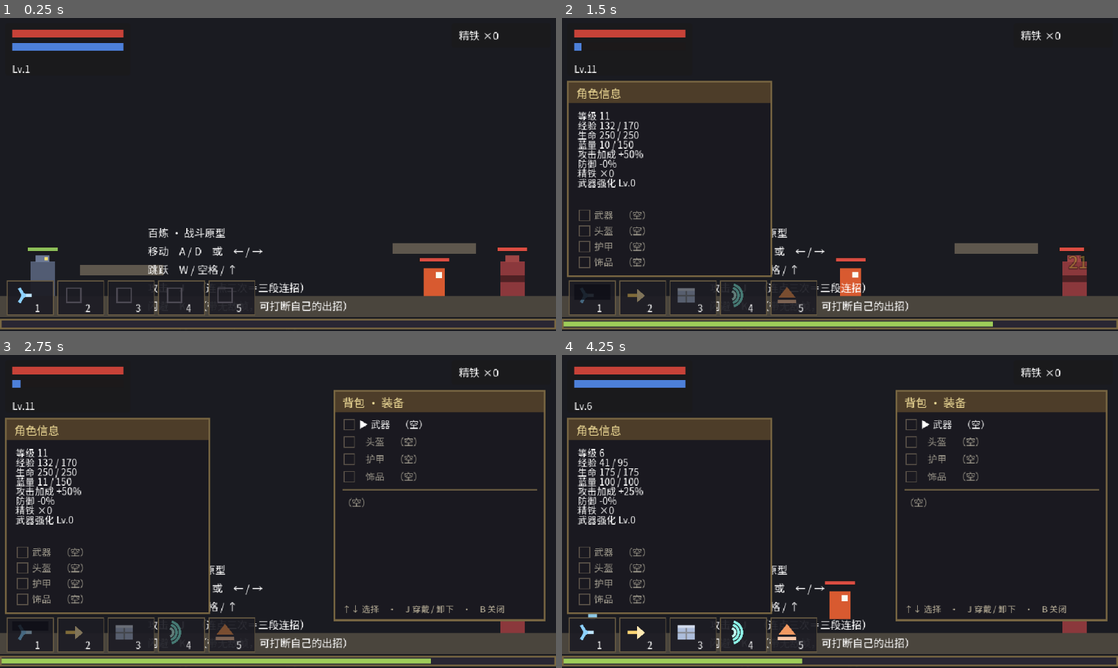
Above: before the commit, frames 1-4 (two rows, left to right).
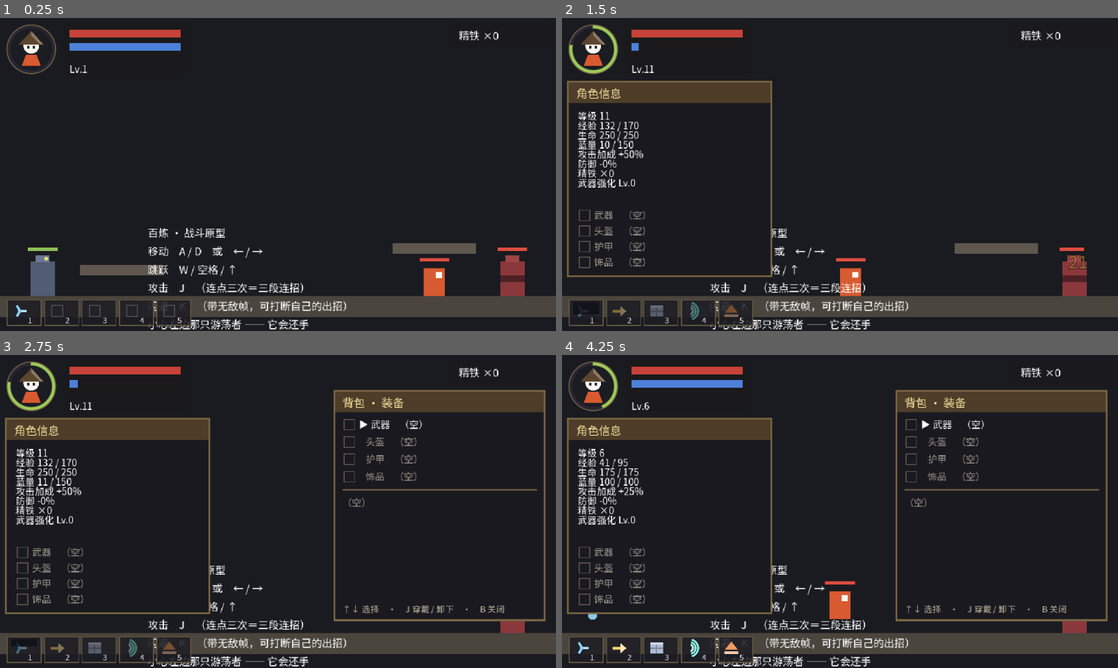
Above: after the commit, the same moments.

Repository: aachean/bailian
Game: Godot game, scene res://tests/test_m4.tscn
Same seed, same stepped clock (60 frames per second), same inputs: the game is played once before the commit and once after it. This scene is started directly instead of the project's main scene.
Inputs (mouse positions are in pixels of both pictures, inside the frame that each line leads up to):
- Up to frame 1 (0.25 s): no input
- Up to frame 2 (1.5 s): tap Enter (ui_accept) at 0.5 s; move the mouse to (962, 158) at 0.52 s; hold C (panel) 0.53-1.28 s; hold D (move_right) from 0.53 s (still down); click (962, 158) at 0.67 s; tap Space (jump) at 0.77 s; move the mouse to (728, 190) at 1.27 s; tap J (attack) at 1.35 s; click (728, 190) at 1.42 s
- Up to frame 3 (2.75 s): tap Space (jump) at 1.52 s; tap C (panel) at 1.55, 2.3 s; move the mouse to (333, 442) at 2.02 s; release D (move_right) at 2.03 s; hold A (move_left) from 2.03 s (still down); hold B (bag) from 2.03 s (still down); click (333, 442) at 2.17 s
- Up to frame 4 (4.25 s): tap Enter (ui_accept) at 2.75, 3.5 s; move the mouse to (812, 574) at 2.77 s; release A (move_left) at 2.78 s; release B (bag) at 2.78 s; hold D (move_right) from 2.78 s (still down); tap K (dodge) at 2.85 s; click (812, 574) at 2.92 s; tap Space (jump) at 3.02, 3.77 s; tap C (panel) at 3.05 s; move the mouse to (1006, 558) at 3.52 s; hold C (panel) from 3.53 s (still down); click (1006, 558) at 3.67 s; tap L (skill) at 4.15 s

The runs differ from the first frame. In frame 1, 5.5% of the frame differs, in the area x 0-100%, y 2-100%; in frame 2, 6.4%; in frame 3, 6.5%; in frame 4, 6.3%.

Commit message:
feat(hud): 圆形角色头像 + 环形经验条替代底部全屏条，技能栏缩小
回应「把角色圆形头像放上去，再加上环形经验条代替底部经验条，
底部的技能图标做的小一点，不要影响到视野」：

- 新增 scripts/ui/portrait_ring.gd —— 程序化自绘圆形头像（斗笠 + 头 + 肩，
  配色取自 player.tscn 的 Visuals，左上角那个人必须和屏幕里的角色一样）
  + 外圈环形经验弧（正上方起顺时针，沿用旧经验条的黄绿色）。
  Control 没有圆形裁剪，每个形状都要自己算到圆心的距离
- hud.tscn 删掉屏幕最底边的全屏经验条，一整条底部视野还给场景；
  头像 60×60 占左上角，Status 面板右移让位
- 技能栏单格 54×40 → 40×30，横向 286px → 212px（屏宽 45% → 33%），贴屏幕底边；
  图标 / 键位角标 / 冷却遮罩等比缩小，格子底色更透一点
- tests/shot_hud.tscn：低进度 / 高进度 / 战斗全景三张截图
- test_m4 加 #16（头像控件存在、环读数严格等于 exp/needed、旧底部条已移除），
  #11 改读 Portrait.exp_ratio()；test_m7 #14 加尺寸上限断言
  （单格 ≤40×30、整条 ≤240px、底边不出屏）
- 全量 33+6+12+16+15+8+15 = 105 + 场景检查 18

Diff:
--- a/scenes/ui/hud.tscn
+++ b/scenes/ui/hud.tscn
@@ -1,15 +1,24 @@
-[gd_scene load_steps=2 format=3]
+[gd_scene load_steps=3 format=3]
 
 [ext_resource type="Script" path="res://scripts/ui/hud.gd" id="1_hud"]
+[ext_resource type="Script" path="res://scripts/ui/portrait_ring.gd" id="2_portrait"]
 
 [node name="HUD" type="CanvasLayer"]
 process_mode = 3
 script = ExtResource("1_hud")
 
-[node name="Status" type="Panel" parent="."]
+[node name="Portrait" type="Control" parent="."]
 offset_left = 6.0
 offset_top = 6.0
-offset_right = 150.0
+offset_right = 66.0
+offset_bottom = 66.0
+mouse_filter = 2
+script = ExtResource("2_portrait")
+
+[node name="Status" type="Panel" parent="."]
+offset_left = 72.0
+offset_top = 6.0
+offset_right = 216.0
 offset_bottom = 66.0
 mouse_filter = 2
 
@@ -74,40 +83,13 @@
 theme_override_font_sizes/font_size = 12
 text = "精铁 ×0"
 
-[node name="ExpBar" type="Node2D" parent="."]
-position = Vector2(0, 352)
-
-[node name="Border" type="ColorRect" parent="ExpBar"]
-offset_left = 0.0
-offset_top = -6.0
-offset_right = 640.0
-offset_bottom = 6.0
-mouse_filter = 2
-color = Color(0.47, 0.4, 0.26, 1)
-
-[node name="BG" type="ColorRect" parent="ExpBar"]
-offset_left = 2.0
-offset_top = -4.0
-offset_right = 638.0
-offset_bottom = 4.0
-mouse_filter = 2
-color = Color(0.16, 0.15, 0.2, 1)
-
-[node name="Fill" type="ColorRect" parent="ExpBar"]
-offset_left = 2.0
-offset_top = -3.0
-offset_right = 638.0
-offset_bottom = 3.0
-mouse_filter = 2
-color = Color(0.62, 0.8, 0.35, 1)
-
 [node name="SkillBar" type="HBoxContainer" parent="."]
 offset_left = 8.0
-offset_top = 302.0
-offset_right = 304.0
-offset_bottom = 342.0
-mouse_filter = 2
-theme_override_constants/separation = 4
+offset_top = 324.0
+offset_right = 220.0
+offset_bottom = 354.0
+mouse_filter = 2
+theme_override_constants/separation = 3
 
 [node name="CharPanel" type="Panel" parent="."]
 visible = false
--- a/scripts/ui/hud.gd
+++ b/scripts/ui/hud.gd
@@ -39,7 +39,9 @@
 @onready var _player: Node = get_parent()
 @onready var _hp_fill: ColorRect = $Status/HPBar/Fill
 @onready var _mp_fill: ColorRect = $Status/MPBar/Fill
-@onready var _exp_fill: ColorRect = $ExpBar/Fill
+## 经验条从「屏幕最底边的全屏细条」改成「角色头像外圈的环」——
+## 底部那条永远在视野边缘，战斗中没人会去读它
+@onready var _portrait: PortraitRing = $Portrait
 @onready var _lv_label: Label = $Status/Level
 @onready var _bag_label: Label = $Bag/Count
 @onready var _panel: Panel = $CharPanel
@@ -154,24 +156,30 @@
 
 ## 技能栏：5 个格子，同样由代码建。每格 = 图标 + 冷却遮罩 + 键位角标。
 ## 格子的名字（Cell1..Cell5）被断言用着，改名字要连着改 tests/test_m4
+##
+## ── 尺寸为什么这么小 ──────────────────────────────────────
+## 一版是 54×40，五个格子连起来横跨 286px（640 宽屏幕的 45%），
+## 压在左下角把地面和怪都盖住了。收到 40×30 之后横向只占 212px（33%），
+## 高度也矮了一截 —— 底部本来就该是场景，不是面板。
 func _build_skill_bar() -> void:
 	for i in PlayerState.SKILL_SLOT_COUNT:
 		var cell := Panel.new()
 		cell.name = "Cell%d" % (i + 1)
-		cell.custom_minimum_size = Vector2(54.0, 40.0)
+		cell.custom_minimum_size = Vector2(40.0, 30.0)
 		cell.mouse_filter = Control.MOUSE_FILTER_IGNORE
 		# 代码建的 Panel 默认是主题那套浅灰底，和 HUD 其他面板格格不入 ——
-		# 手上一块深底 + 暗金边，风格才连得上
+		# 手上一块深底 + 暗金边，风格才连得上。底色比面板更透一点：
+		# 它压在场景上，太实会挡住地面的地形
 		var sb := StyleBoxFlat.new()
-		sb.bg_color = Color(0.11, 0.11, 0.14, 0.92)
+		sb.bg_color = Color(0.11, 0.11, 0.14, 0.86)
 		sb.border_color = Color(0.4, 0.35, 0.26, 1.0)
 		sb.set_border_width_all(1)
 		cell.add_theme_stylebox_override("panel", sb)
 
 		var icon := SkillIcon.new()
 		icon.name = "Icon"
-		icon.position = Vector2(6.0, 4.0)
-		icon.size = Vector2(42.0, 26.0)
+		icon.position = Vector2(5.0, 3.0)
+		icon.size = Vector2(30.0, 20.0)
 		icon.mouse_filter = Control.MOUSE_FILTER_IGNORE
 		cell.add_child(icon)
 
@@ -180,18 +188,18 @@
 		var cd := ColorRect.new()
 		cd.name = "Cooldown"
 		cd.color = Color(0.05, 0.05, 0.08, 0.75)
-		cd.position = Vector2(6.0, 4.0)
-		cd.size = Vector2(42.0, 26.0)
+		cd.position = Vector2(5.0, 3.0)
+		cd.size = Vector2(30.0, 20.0)
 		cd.visible = false
 		cd.mouse_filter = Control.MOUSE_FILTER_IGNORE
 		cell.add_child(cd)
 
 		var key := Label.new()
 		key.name = "Key"
-		key.position = Vector2(32.0, 23.0)
-		key.size = Vector2(20.0, 16.0)
+		key.position = Vector2(24.0, 16.0)
+		key.size = Vector2(14.0, 12.0)
 		key.text = "%d" % (i + 1)
-		key.add_theme_font_size_override("font_size", 11)
+		key.add_theme_font_size_override("font_size", 9)
 		key.add_theme_color_override("font_color", Color(1, 1, 1, 0.9))
 		key.mouse_filter = Control.MOUSE_FILTER_IGNORE
 		cell.add_child(key)
@@ -504,7 +512,7 @@
 	if h != null:
 		_hp_fill.scale.x = clampf(h.ratio(), 0.0, 1.0)
 	_mp_fill.scale.x = 0.0 if max_mp <= 0 else clampf(float(mp) / float(max_mp), 0.0, 1.0)
-	_exp_fill.scale.x = clampf(float(exp_pts) / float(needed), 0.0, 1.0)
+	_portrait.set_exp(float(exp_pts) / float(needed))
 	_lv_label.text = "Lv.%d" % level
 	_bag_label.text = "%s ×%d" % [tr("HUD_SHARD"), int(_player.get("shards"))]
 
--- /dev/null
+++ b/scripts/ui/portrait_ring.gd
@@ -0,0 +1,109 @@
+class_name PortraitRing
+extends Control
+## 圆形角色头像 + 环形经验条 —— 取代原来贴着屏幕最底边的全屏经验条。
+##
+## ── 为什么把经验条做成环 ──────────────────────────────────────
+## 全屏细条钉在屏幕最底边，正好落在视野边缘：玩家得把视线挪到角落才读得到进度，
+## 而战斗里没人会那么做。改成围着角色头像的环之后，头像本来就在左上角这块
+## 眼球常驻区，顺带把经验读了。省下来的一整条底部空间还给场景。
+##
+## ── 左上角那个人必须和屏幕中央那个人长得一样 ─────────────────
+## 头像的配色直接取自 player.tscn 的 Visuals（红橙身体 + 白脸 + 斗笠），
+## 不是随便找张图。头像和角色不像，玩家会当成两个东西。
+##
+## ── 不用贴图的理由 ────────────────────────────────────────────
+## 与 ItemIcon / SkillIcon 同一套思路：项目现在整体是色块，一张 60×60 的图
+## 不值得开贴图管线；环形经验还得随进度实时改角度，矢量画最省事。
+
+const DESIGN := 60.0
+
+## 经验弧：黄绿，与旧底部经验条**同色** —— 换了位置不该换含义
+const EXP_COLOR := Color(0.62, 0.8, 0.35)
+const EXP_BG := Color(0.16, 0.15, 0.2)
+## 环外描边：暗金，与 HUD 其他面板边框同色
+const RIM_COLOR := Color(0.47, 0.4, 0.26)
+## 内圆底：与技能格底色同色
+const DISC_COLOR := Color(0.11, 0.11, 0.14, 0.94)
+## 角色配色，取自 player.tscn
+const BODY_COLOR := Color(0.847, 0.353, 0.188)
+const FACE_COLOR := Color(0.98, 0.98, 0.95)
+const HAT_COLOR := Color(0.36, 0.27, 0.18)
+const EYE_COLOR := Color(0.12, 0.12, 0.15)
+
+## 经验进度 0..1
+var _ratio := 0.0
+
+
+## 设置经验进度。值没变就不重画 —— 每帧轮询调用，不做这个判断会白白重绘
+func set_exp(v: float) -> void:
+	var r := clampf(v, 0.0, 1.0)
+	if absf(r - _ratio) < 0.0015:
+		return
+	_ratio = r
+	queue_redraw()
+
+
+func exp_ratio() -> float:
+	return _ratio
+
+
+func _draw() -> void:
+	var k := minf(size.x, size.y) / DESIGN
+	if k <= 0.0:
+		return
+	var c := Vector2(30.0, 30.0) * k
+	var ring_r := 26.0 * k
+	var ring_w := maxf(2.0, 4.0 * k)
+
+	# 底环 → 进度弧（从正上方顺时针长出去，和钟表一个方向）
+	draw_arc(c, ring_r, 0.0, TAU, 48, EXP_BG, ring_w, true)
+	if _ratio > 0.0:
+		var a0 := -PI * 0.5
+		draw_arc(c, ring_r, a0, a0 + TAU * _ratio, 48, EXP_COLOR, ring_w, true)
+	# 外描边压在最外圈
+	draw_arc(c, ring_r + ring_w * 0.5, 0.0, TAU, 48, RIM_COLOR, maxf(1.0, 1.0 * k), true)
+	# 内圆底再画头像，头像压着圆底
+	draw_circle(c, 23.0 * k, DISC_COLOR)
+	_draw_person(k)
+
+
+## 头像：斗笠 + 头 + 肩。
+## 每个形状都算过到中心的距离，全部落在内圆半径 23 以内 ——
+## Control 没有圆形裁剪，超出去的像素会画成方的，外圈会出现方角。
+## 改这里的坐标必须重新算一遍这个距离。
+##
+## ── 两个画错过的版本，别再走回去 ─────────────────────────────
+## 1. 脸画成**方形**：方脸 + 三角斗笠 + 梯形肩，三个直边图形摞起来
+##    读出来的是「一栋带屋顶的房子」，不是一个人。
+## 2. 脸画成 9×15 的**窄长方**：比例失真，看着像插在肩膀上的一根白瓶子，
+##    眼睛小到像两个洞。
+## 定稿是圆头：圆是这个尺寸下唯一能一眼读成「人头」的形状。
+func _draw_person(k: float) -> void:
+	# 肩 / 身体（红橙）—— 最远角 (19,49)、(41,49) 距中心 21.9
+	draw_colored_polygon(_poly([
+		Vector2(19, 49), Vector2(24, 36), Vector2(36, 36), Vector2(41, 49),
+	], k), BODY_COLOR)
+	# 头（圆）—— 最远点 (30,17)/(21,26) 距中心 13 / 9.8
+	draw_circle(Vector2(30, 26) * k, 9.0 * k, FACE_COLOR)
+	# 眼（深）：画在斗笠下缘（y=25）露出来的那半张脸上
+	draw_rect(_rect(25.5, 26, 28, 29, k), EYE_COLOR)
+	draw_rect(_rect(32, 26, 34.5, 29, k), EYE_COLOR)
+	# 斗笠：底边压在额头上，只露出眼以下 —— 最远角 (15,25) 距中心 15.8
+	draw_colored_polygon(_poly([
+		Vector2(30, 9), Vector2(45, 25), Vector2(15, 25),
+	], k), HAT_COLOR)
+	# 受光的一条窄亮边，避免糊成一团死色（画宽了斗笠会变成一棵树）
+	draw_colored_polygon(_poly([
+		Vector2(30, 9), Vector2(44, 25), Vector2(41, 25), Vector2(30, 14),
+	], k), HAT_COLOR.lightened(0.28))
+
+
+func _poly(pts: Array, k: float) -> PackedVector2Array:
+	var out := PackedVector2Array()
+	for p in pts:
+		out.append(Vector2(p.x, p.y) * k)
+	return out
+
+
+func _rect(x0: float, y0: float, x1: float, y1: float, k: float) -> Rect2:
+	return Rect2(Vector2(x0, y0) * k, Vector2(x1 - x0, y1 - y0) * k)
--- /dev/null
+++ b/tests/shot_hud.gd
@@ -0,0 +1,71 @@
+extends Node
+## HUD 观感截图：圆形角色头像 + 环形经验条 + 缩小后的技能栏。
+##     godot --path <项目根> res://tests/shot_hud.tscn
+##
+## 为什么这件事必须靠截图：头像和环全是 _draw() 画出来的像素 ——
+## 斗笠盖没盖住脸、形状有没有超出内圆画成方角、经验弧从哪个角度起、
+## 技能栏缩了以后在关卡里还挡不挡路，断言一条都抓不到（自绘像素没有节点可查）。
+## tests/test_m4 的 #16 只锁得住「环的数值语义」和「结构存在」。
+
+const ROOM := preload("res://scenes/stages/test_room.tscn")
+
+
+func _ready() -> void:
+	var room := ROOM.instantiate()
+	add_child(room)
+	await _frames(5)
+	var player := room.get_node("Player")
+	room.get_node("Walker").ai_enabled = false
+	room.get_node("Hint").visible = false
+	PlayerState.set_equipment({}, [])
+	PlayerState.flags.clear()
+	# 9 级：五个技能槽正好被 Lv1/2/3/4/5 的技能填满 ——
+	# 五格全有图标才看得出缩小后的辨识度
+	PlayerState.level = 9
+	player.set("level", 9)
+	player.call("_apply_upgrade")
+	player.call("_sync_skill_slots")
+	player.set("mp", int(player.get("max_mp")))
+	player.global_position = Vector2(320.0, 288.0)
+	player.velocity = Vector2.ZERO
+	var n := 0
+	while not player.is_on_floor() and n < 60:
+		await get_tree().physics_frame
+		n += 1
+	await _frames(4)
+	player.set("_facing", 1)
+
+	var needed: int = PlayerState.exp_needed(9)
+
+	# ── 一、经验环低进度：看得清「没长满」是什么样 ────────────────
+	player.set("exp_pts", int(float(needed) * 0.12))
+	await _frames(3)
+	await _shot("hud_exp_low.png")
+
+	# ── 二、经验环高进度 + 蓝条不满 ─────────────────────────────
+	player.set("exp_pts", int(float(needed) * 0.78))
+	player.set("mp", int(float(player.get("max_mp")) * 0.55))
+	await _frames(3)
+	await _shot("hud_exp_high.png")
+
+	# ── 三、战斗中的全景：技能栏在关卡里到底挡不挡路 ──────────────
+	player.set("exp_pts", int(float(needed) * 0.45))
+	room.get_node("Walker").ai_enabled = true
+	room.get_node("Walker").global_position = Vector2(430.0, 288.0)
+	await _frames(30)
+	await _shot("hud_ingame.png")
+
+	get_tree().paused = false
+	get_tree().quit()
+
+
+func _shot(name: String) -> void:
+	await RenderingServer.frame_post_draw
+	var img := get_viewport().get_texture().get_image()
+	DirAccess.make_dir_recursive_absolute(ProjectSettings.globalize_path("res://build/shots"))
+	print("%s err=%d" % [name, img.save_png("res://build/shots/" + name)])
+
+
+func _frames(n: int) -> void:
+	for _i in n:
+		await get_tree().physics_frame
--- /dev/null
+++ b/tests/shot_hud.tscn
@@ -0,0 +1,6 @@
+[gd_scene load_steps=2 format=3]
+
+[ext_resource type="Script" path="res://tests/shot_hud.gd" id="1_shot"]
+
+[node name="ShotHud" type="Node"]
+script = ExtResource("1_shot")
--- a/tests/test_m4.gd
+++ b/tests/test_m4.gd
@@ -42,6 +42,7 @@
 	await _t13_face_attacker_on_hit()
 	await _t14_hit_interrupts_attack()
 	await _t15_spearman_fire_rate()
+	await _t16_portrait_exp_ring()
 
 	print("")
 	print("═══ %d 通过 ／ %d 失败 ═══" % [_pass, _fail])
@@ -277,6 +278,7 @@
 
 ## 经验条当场涨 —— HUD 读的是玩家节点的 exp_pts，杀怪加的是 PlayerState.exp，
 ## 两者不同步的话条就只会在切场景后跳起来（用户实测）
+## 经验条已从「屏幕最底边的全屏细条」改成「角色头像外圈的环」，读的是同一条数据
 func _t11_exp_bar_moves_on_kill() -> void:
 	_place(500.0)
 	var walker_h: Health = _walker.get_node("Health")
@@ -284,17 +286,17 @@
 	_walker.global_position = Vector2(480.0, 288.0)
 	await _pframes(2)
 	var hud := _player.get_node("HUD")
-	var fill := hud.get_node("ExpBar/Fill") as ColorRect
-	var before: float = fill.scale.x
+	var ring := hud.get_node("Portrait") as PortraitRing
+	var before: float = ring.exp_ratio()
 	var ps_before: int = PlayerState.exp
 
 	walker_h.take_damage(9999, Vector2.ZERO, true, 1)
 	await _pframes(3)
-	var after: float = fill.scale.x
-
-	_check("11", "打怪后经验条当场涨绿（玩家节点与存档层同步）",
+	var after: float = ring.exp_ratio()
+
+	_check("11", "打怪后头像上的经验环当场涨（玩家节点与存档层同步）",
 		PlayerState.exp > ps_before and after > before,
-		"存档层经验 %d → %d　经验条 %.2f → %.2f" % [
+		"存档层经验 %d → %d　经验环 %.3f → %.3f（整圈 = 1.0）" % [
 			ps_before, PlayerState.exp, before, after])
 
 
@@ -409,3 +411,45 @@
 	_check("15", "掷矛手射速有节奏：两支矛间隔 ≥ 140 帧（冷却+蓄力 ≈ 3 秒）",
 		gap >= 140,
 		"第一支 f=%d　第二支 f=%d　间隔 %d 帧（期望 ≥140）" % [t1, t2, gap])
+
+
+## 头像 + 环形经验条：取代了原来贴着屏幕最底边的全屏经验条。
+## 环的读数必须**严格等于** exp/needed —— 只是个「会涨的装饰」就等于进度条在骗人。
+##
+## 这条测不到的部分（要写清楚，不然以后会误以为这里已经覆盖了）：
+## 头像画得对不对 —— 斗笠盖没盖住脸、形状有没有超出内圆画成方角、
+## 环形经验弧的起止角度对不对 —— 全是自绘像素，断言看不见，只能靠截图。
+func _t16_portrait_exp_ring() -> void:
+	await _place(320.0)
+	var hud := _player.get_node("HUD")
+	var ring := hud.get_node_or_null("Portrait")
+	if ring == null:
+		_check("16", "头像圆形 + 经验环读数等于 exp/needed；底部全屏经验条已移除",
+			false, "找不到 HUD/Portrait 节点")
+		return
+
+	var is_ring: bool = ring is PortraitRing
+	var box := (ring as Control).size
+	# 旧的底部全屏经验条必须已经不存在 —— 留着它等于两处都在显示经验，
+	# 而且底部那条会把刚还回去的一整条视野重新占掉
+	var old_gone: bool = hud.get_node_or_null("ExpBar") == null
+
+	var level := int(_player.get("level"))
+	var needed: int = PlayerState.exp_needed(level)
+	var half: int = needed / 2
+	_player.set("exp_pts", 0)
+	await _pframes(2)
+	var r0: float = (ring as PortraitRing).exp_ratio()
+	_player.set("exp_pts", half)
+	await _pframes(2)
+	var rh: float = (ring as PortraitRing).exp_ratio()
+	_player.set("exp_pts", needed)
+	await _pframes(2)
+	var r1: float = (ring as PortraitRing).exp_ratio()
+
+	_check("16", "头像圆形 + 经验环读数等于 exp/needed；底部全屏经验条已移除",
+		is_ring and old_gone and absf(r0) < 0.02 \
+			and absf(rh - float(half) / float(needed)) < 0.02 and absf(r1 - 1.0) < 0.02,
+		"头像控件=%s（%.0f×%.0f px）　底部旧条已移除=%s\n              经验环 0→%.2f　半管→%.2f（期望 %.2f）　满→%.2f" % [
+			str(is_ring), box.x, box.y, str(old_gone),
+			r0, rh, float(half) / float(needed), r1])
--- a/tests/test_m7.gd
+++ b/tests/test_m7.gd
@@ -473,12 +473,24 @@
 	await _pframes(120)
 	var cd_gone: bool = not cd1.visible
 
-	_check("14", "技能栏 5 格：图标跟着携带的技能，用过的槽有冷却遮罩",
+	# 技能栏压在左下角，横着占太宽就盖住地面和怪（用户实测反馈「挡视野」）。
+	# 卡死上限：单格 ≤ 40×30、整条 ≤ 240px（屏幕宽 640 的 37.5%）、底边不出屏。
+	# 注意不能用 get_viewport_rect()：那是 CanvasItem 的方法，本测试 extends Node
+	# 拿不到它（解析期报错 → 脚本整个不加载 → 场景没人 quit，引擎会一直空转）
+	var cell_size: Vector2 = (bar.get_child(0) as Control).size
+	var bar_w: float = bar.size.x
+	var bar_bottom: float = bar.position.y + bar.size.y
+	var vp := get_viewport().get_visible_rect().size
+	var slim: bool = cell_size.x <= 40.0 and cell_size.y <= 30.0 \
+		and bar_w <= 240.0 and bar_bottom <= vp.y
+
+	_check("14", "技能栏 5 格：图标跟着携带的技能，用过的槽有冷却遮罩，且够小不挡视野",
 		cells == 5 and icon1 != null and icon1.skill_id != &"" \
-			and icon2 != null and icon2.skill_id != &"" and cd_shown and cd_gone,
-		"格子 %d 个　1 号格图标 %s　2 号格图标 %s　冷却遮罩出现=%s 消失=%s" % [
+			and icon2 != null and icon2.skill_id != &"" and cd_shown and cd_gone and slim,
+		"格子 %d 个　1 号格图标 %s　2 号格图标 %s　冷却遮罩出现=%s 消失=%s\n              单格 %.0f×%.0f（≤40×30）　整条宽 %.0f（≤240）　底边 %.0f（屏高 %.0f）" % [
 			cells, str(icon1.skill_id), str(icon2.skill_id),
-			str(cd_shown), str(cd_gone)])
+			str(cd_shown), str(cd_gone),
+			cell_size.x, cell_size.y, bar_w, bar_bottom, vp.y])
 
 
 ## 技能面板上的文字不能出现翻译 key 本身
Not shown, added: scripts/ui/portrait_ring.gd.uid
Not shown, added: tests/shot_hud.gd.uid
Not shown, changed: README.md
